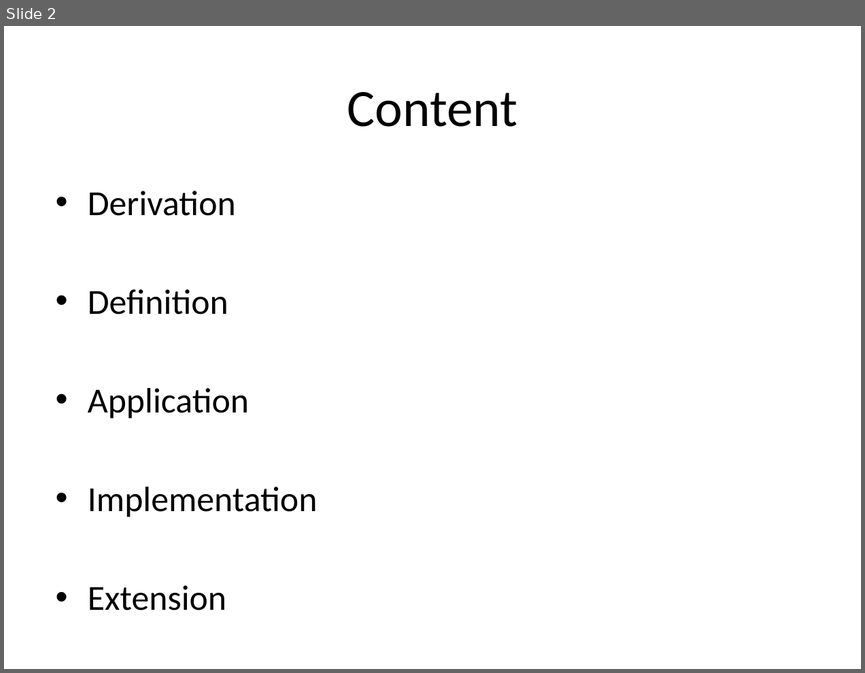
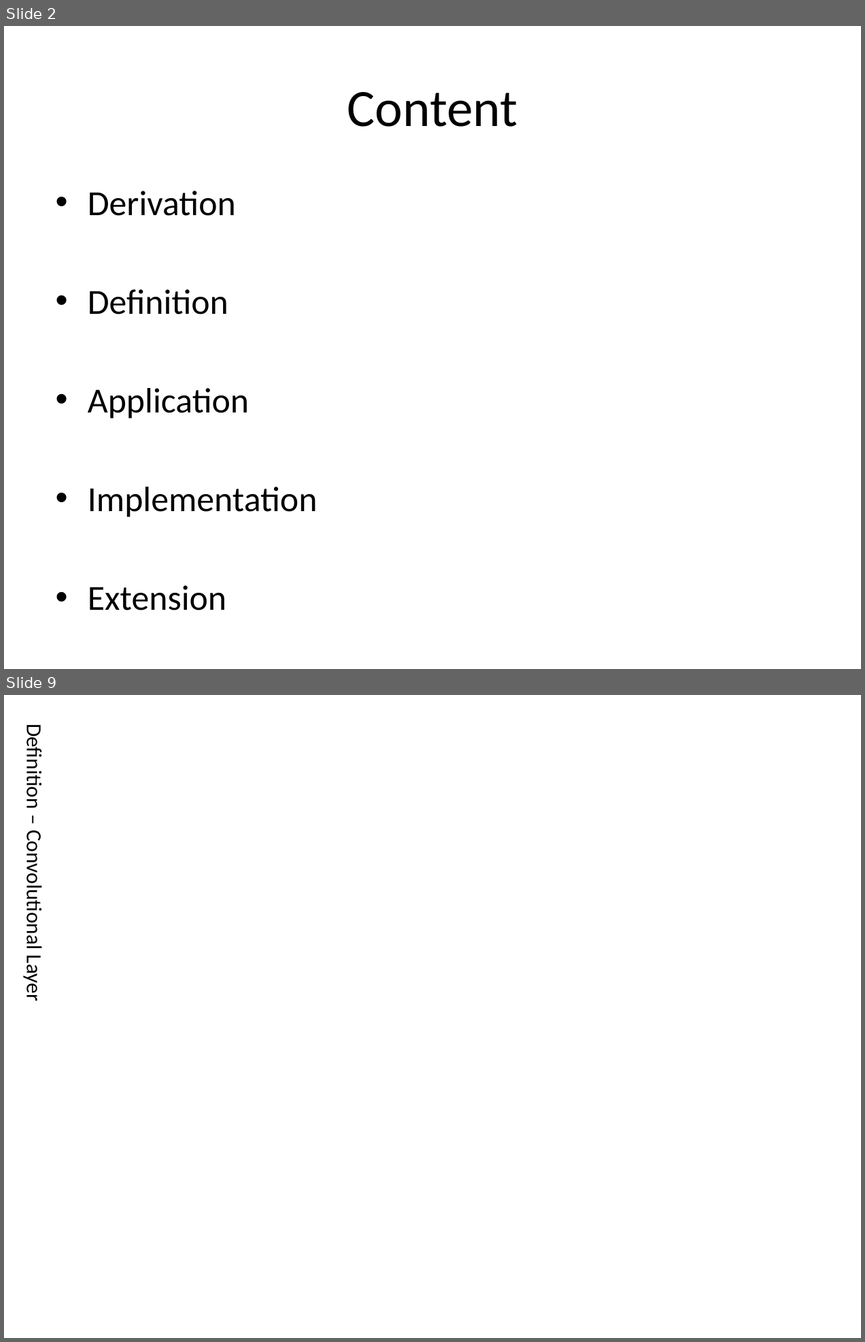
Before and after one commit to pl8787/exp_caffe, a slide deck: doc/Convolutional Neural Network.pptx. Shown one above the other, each under a label of ours: slide 2 before the commit, slides 2 and 9 after it; the slides between them are not shown. The pictures are 865x673 and 865x1342 pixels, drawn with LibreOffice and Linux fonts; fonts in the diff are those of the drawing. Boxes give left, top, right and bottom in pixels: in the first picture for what was removed or moved away, otherwise in the second. Text is boxed around its words. In the diff, an @@ line names an element or a change of style, - is before the commit and + after.

```diff
--- a/doc/Convolutional Neural Network.pptx
+++ b/doc/Convolutional Neural Network.pptx
@@ slide 9 added at box(4, 695, 861, 1338), background #FFFFFF @@
@@ text added at box(21, 732, 47, 1000), 18 pt, text #000000 @@
+Definition – Convolutional Layer
```
Also in this commit, not shown: 3 other slides changed, 14 other slides added, 1 other file.
